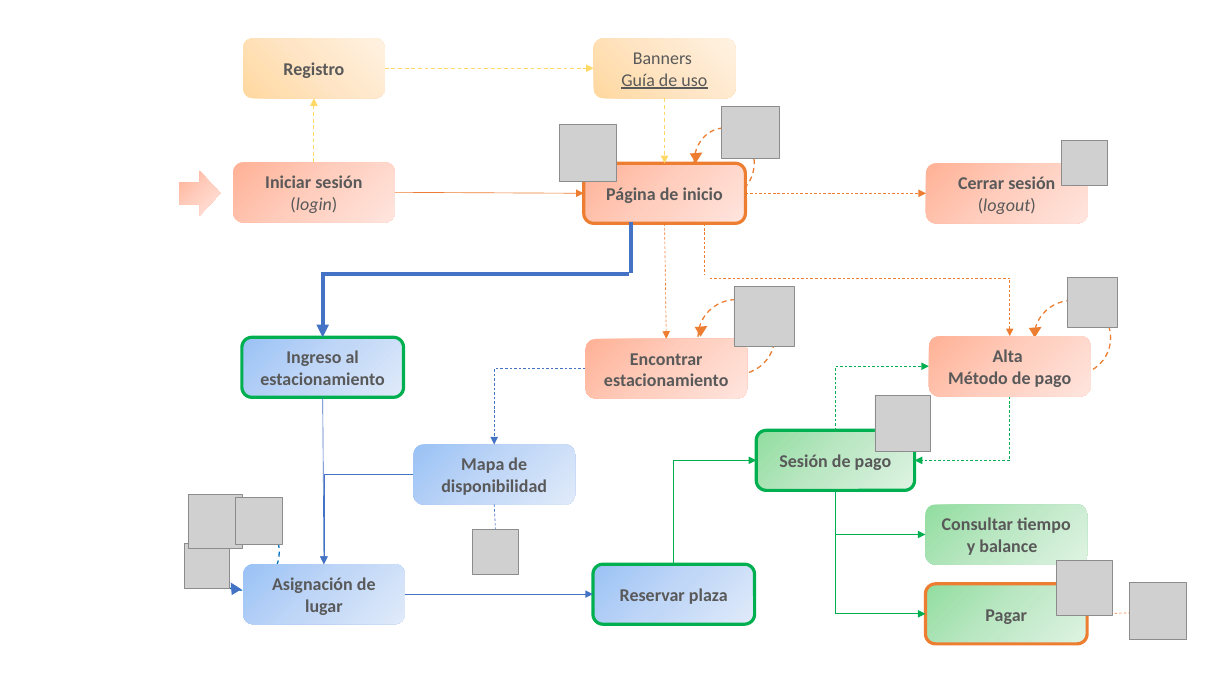
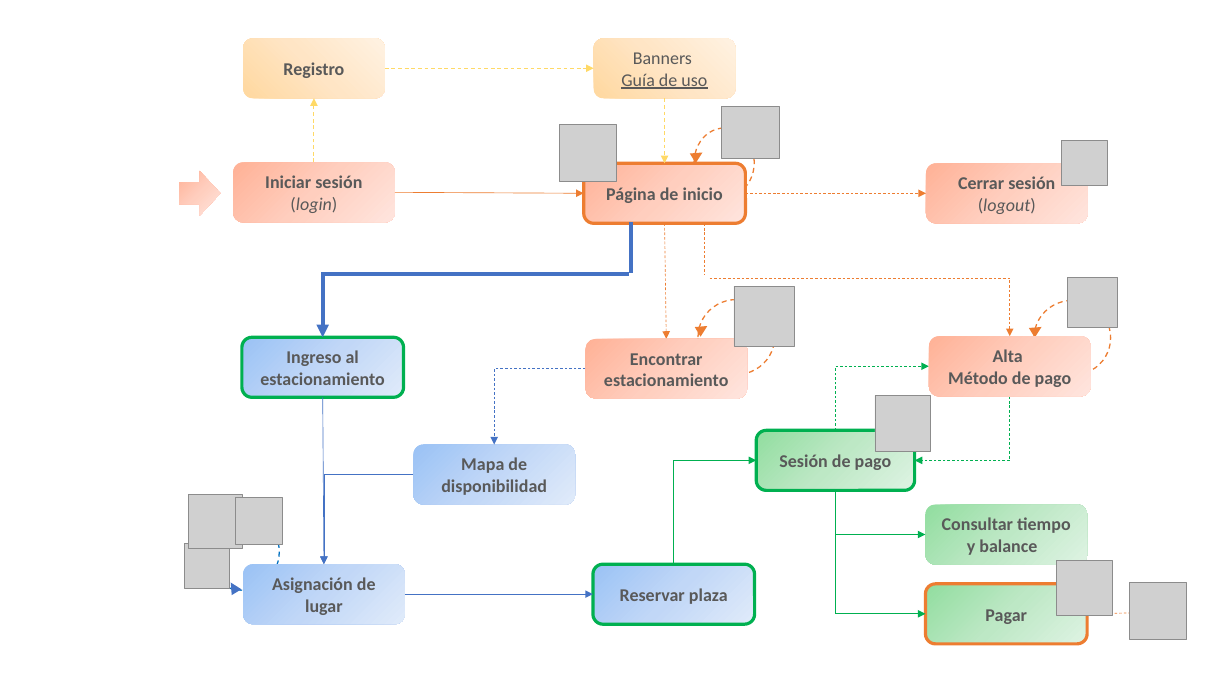
Before and after one commit to ajbeem/iotserver, a slide deck: slide 1 of documentation/MapaNavegacion.pptm. Drawn at 1232x693 pixels with LibreOffice and Linux fonts; fonts in the diff are those of the drawing; grey boxes stand for pictures. Boxes give left, top, right and bottom in pixels: in the first picture for what was removed or moved away, otherwise in the second. Text is boxed around its words. In the diff, an @@ line names an element or a change of style, - is before the commit and + after.

```diff
--- a/documentation/MapaNavegacion.pptm
+++ b/documentation/MapaNavegacion.pptm
@@ line removed from (494, 505) to (495, 530) @@
@@ picture removed at [473,530,518,575] @@
```
Also in this commit, not shown: 6 other slides changed, 12 slides added.
